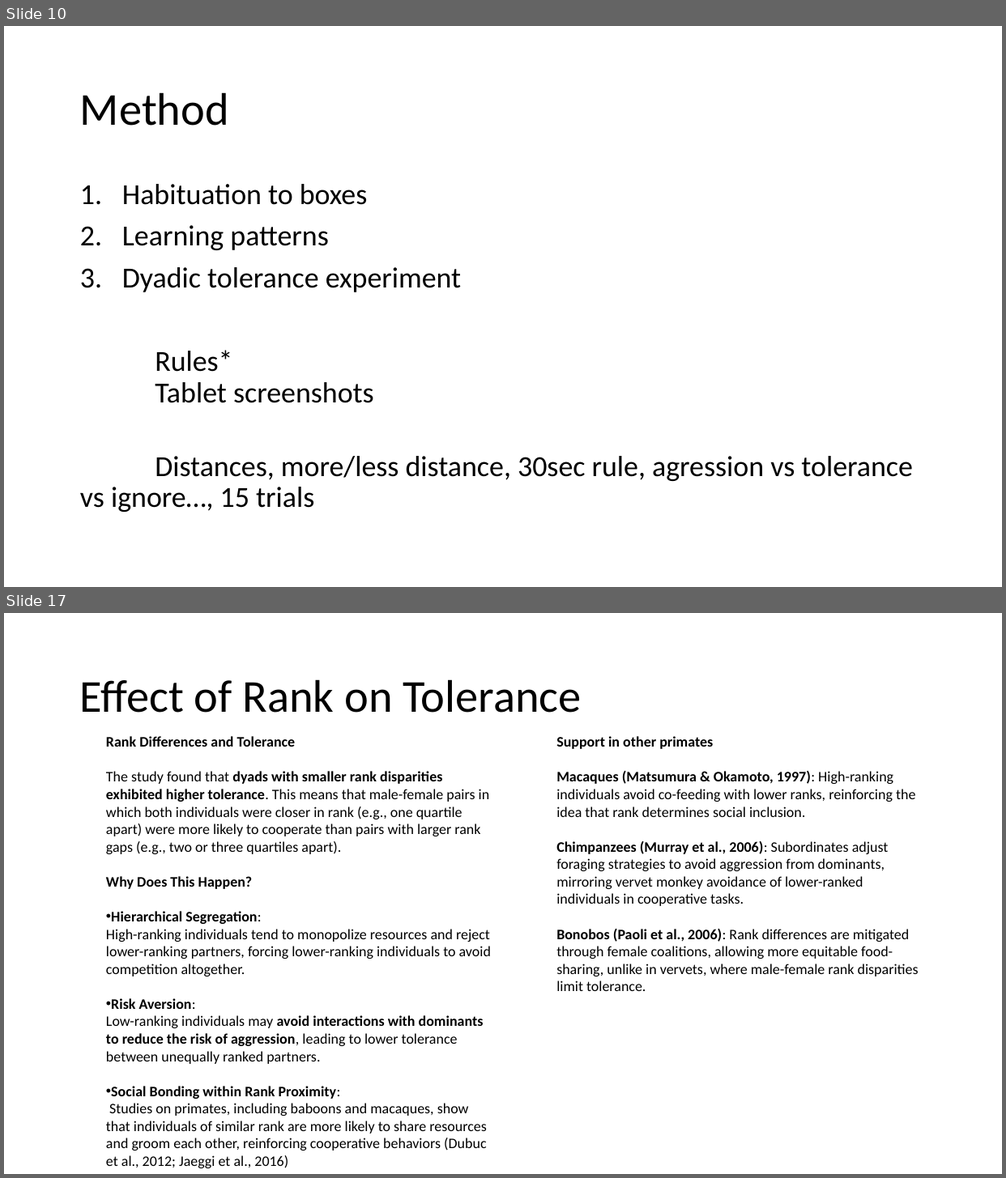
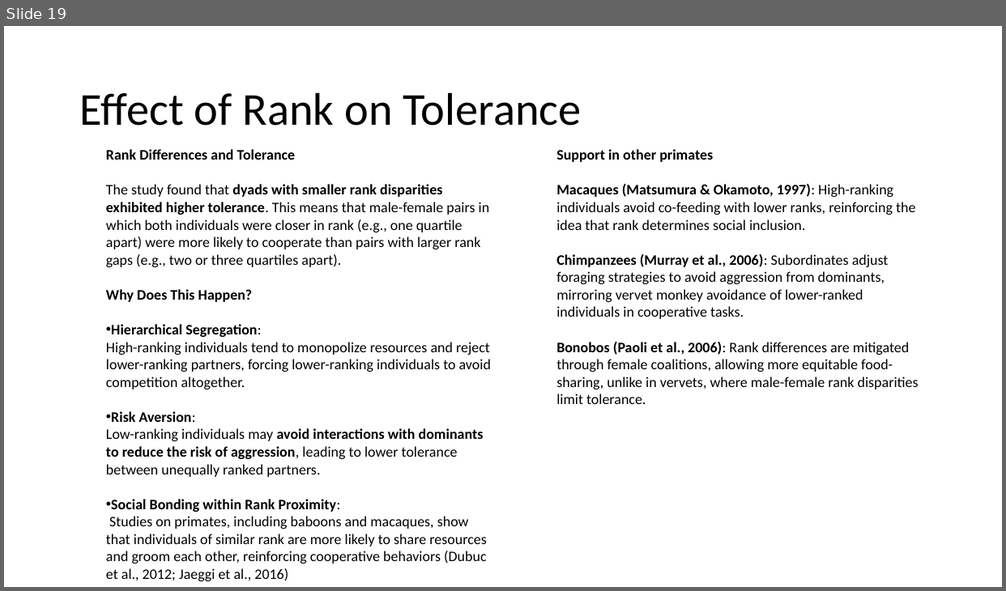
Before and after one commit to Makipurple3/IVPToleranceBex2223, a slide deck: M.AungKyaw_MaleFemaleToleranceInWildVervetMonkeys_Thesis.pptx. Shown one above the other, each under a label of ours: slides 10 and 17 before the commit, slide 19 after it; the slides between them are not shown. The pictures are 1006x1178 and 1006x591 pixels, drawn with LibreOffice and Linux fonts; fonts in the diff are those of the drawing. Boxes give left, top, right and bottom in pixels: in the first picture for what was removed or moved away, otherwise in the second. Text is boxed around its words. In the diff, an @@ line names an element or a change of style, - is before the commit and + after.

```diff
--- a/M.AungKyaw_MaleFemaleToleranceInWildVervetMonkeys_Thesis.pptx
+++ b/M.AungKyaw_MaleFemaleToleranceInWildVervetMonkeys_Thesis.pptx
@@ slide 10 removed at [4,26,1002,587], background #FFFFFF @@
@@ title removed at [80,92,229,126] @@
-Method
@@ text removed at [80,184,913,512] @@
-1. Habituation to boxes
-2. Learning patterns
-3. Dyadic tolerance experiment
-Rules*
-Tablet screenshots
-Distances, more/less distance, 30sec rule, agression vs tolerance vs ignore…, 15 trials
@@ what was slide 17 is now slide 19 @@
```
Also in this commit, not shown: 8 slides changed, 14 slides added, 14 other slides removed, 1 other file.
